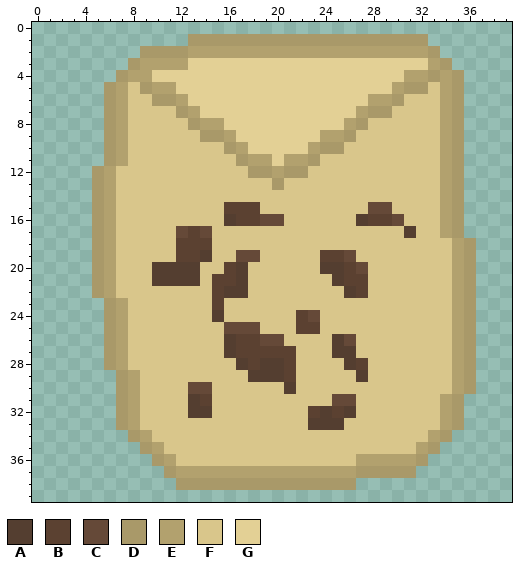
Two states of a pixel-art sprite, pics/UI/items/potatoSeed.png. The picture above is the old version.
The file is 40x40 pixels. Colours within 5 levels of each other are drawn and written as one.
Palette (. is transparent): A #543e30  B #5b4131  C #654938  D #a99969  E #b2a16e  F #d9c68b  G #e3d095
Pixels before, first column x 5:
 1 ........DDDDDDDDDDDDDDDDDDDD....
 2 ....DDDDEEEEEEEEEEEEEEEEEEEED...
 3 ...DEEEEGGGGGGGGGGGGGGGGGGGGED..
 4 ..DEEGGGGGGGGGGGGGGGGGGGGGEEDED.
 5 .DEFDEEGGGGGGGGGGGGGGGGGGEDDFED.
 6 .DEFFDDEGGGGGGGGGGGGGGGEEDFFFED.
 7 .DEFFFFDEGGGGGGGGGGGGGEDDFFFFED.
 8 .DEFFFFFDEEGGGGGGGGGGEDFFFFFFED.
 9 .DEFFFFFFDDEGGGGGGGEEDFFFFFFFED.
10 .DEFFFFFFFFDEGGGGGEDDFFFFFFFFED.
11 .DEFFFFFFFFFDEEGEEDFFFFFFFFFFED.
12 DEFFFFFFFFFFFDDEDDFFFFFFFFFFFED.
13 DEFFFFFFFFFFFFFDFFFFFFFFFFFFFED.
14 DEFFFFFFFFFFFFFFFFFFFFFFFFFFFED.
15 DEFFFFFFFFFBBBFFFFFFFFFCCFFFFED.
16 DEFFFFFFFFFABBCCFFFFFFABBCFFFED.
17 DEFFFFFCBCFFFFFFFFFFFFFFFFAFFED.
18 DEFFFFFBBBFFFFFFFFFFFFFFFFFFFFED
19 DEFFFFFBBAFFCCFFFFFBBCFFFFFFFFED
20 DEFFFAAAAFFBAFFFFFFAABCFFFFFFFED
21 DEFFFAAAAFBBAFFFFFFFABBFFFFFFFED
22 DEFFFFFFFFBAAFFFFFFFFABFFFFFFFED
23 .DEFFFFFFFBFFFFFFFFFFFFFFFFFFFED
24 .DEFFFFFFFAFFFFFFBCFFFFFFFFFFFED
25 .DEFFFFFFFFCCCFFFBBFFFFFFFFFFFED
26 .DEFFFFFFFFABBCCFFFFACFFFFFFFFED
27 .DEFFFFFFFFABBBBBFFFAAFFFFFFFFED
28 .DEFFFFFFFFFABAABFFFFABFFFFFFFED
29 ..DEFFFFFFFFFAAABFFFFFAFFFFFFFED
30 ..DEFFFFCCFFFFFFAFFFFFFFFFFFFFED
31 ..DEFFFFABFFFFFFFFFFCCFFFFFFFED.
32 ..DEFFFFAAFFFFFFFFBABAFFFFFFFED.
33 ..DEFFFFFFFFFFFFFFAAAFFFFFFFFED.
34 ...DEFFFFFFFFFFFFFFFFFFFFFFFED..
35 ....DEFFFFFFFFFFFFFFFFFFFFFED...
36 .....DEFFFFFFFFFFFFFFFEEEEED....
37 ......DEEEEEEEEEEEEEEEDDDDD.....
38 .......DDDDDDDDDDDDDDD..........
The same view after the edit:
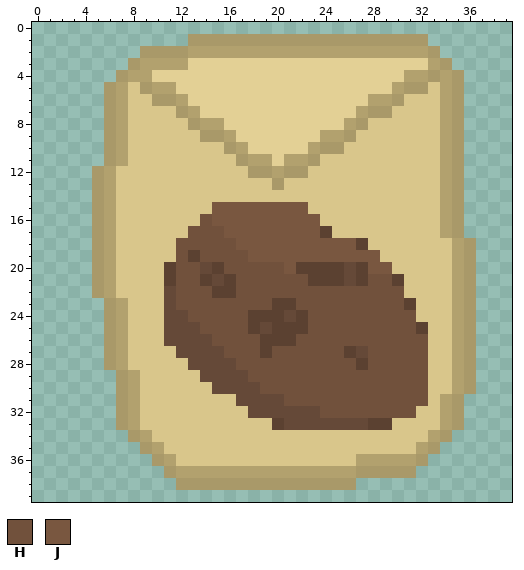
Colours new in this view: H #71513c  J #795740
Edits made:
y 15: x 15..22 FBBBFFFF -> JJJJJJJJ; x 28..29 CC -> FF
y 16: x 14..23 FFABBCCFFF -> HJJJJJJJJJ; x 27..30 ABBC -> FFFF
y 17: x 12..24 CBCFFFFFFFFFF -> FHHHJJJJJJJJB; x 31 A -> F
y 18: x 12..27 BBBFFFFFFFFFFFFF -> HHHHHJJJJJJJJJJB
y 19: x 12 B -> H; x 14..28 AFFCCFFFFFBBCFF -> HHHHJJJJJJJJJJJ
y 20: x 10..29 AAAAFFBAFFFFFFAABCFF -> FBHHCBHHHHHJBBBBCBJJ
y 21: x 10..15 AAAAFB -> FBHHBC; x 17..26 AFFFFFFFAB -> HHHHHHBBBC; x 28..30 FFF -> HHB
y 22: x 11..14 FFFF -> CHHH; x 16..30 AAFFFFFFFFABFFF -> BHHHHHHHHHHHHHH
y 23: x 11..31 FFFFBFFFFFFFFFFFFFFFF -> CHHHHHHHHBBHHHHHHHHHB
y 24: x 11..21 FFFFAFFFFFF -> CCHHHHHBBBC; x 23..31 CFFFFFFFF -> HHHHHHHHH
y 25: x 11..21 FFFFFCCCFFF -> CCCHHHHBCBB; x 23..32 BFFFFFFFFF -> HHHHHHHHHB
y 26: x 11..32 FFFFFABBCCFFFFACFFFFFF -> CCCCHHHHBBBHHHHHHHHHHH
y 27: x 12..18 FFFFABB -> CCCCHHH; x 20..32 BBFFFAAFFFFFF -> HHHHHHBCHHHHH
y 28: x 13..26 FFFFABAABFFFFA -> CCCCHHHHHHHHHH; x 28..32 FFFFF -> HHHHH
y 29: x 14..32 FFFFAAABFFFFFAFFFFF -> CCCCHHHHHHHHHHHHHHH
y 30: x 13..32 CCFFFFFFAFFFFFFFFFFF -> FFCCCCHHHHHHHHHHHHHH
y 31: x 13..14 AB -> FF; x 17..32 FFFFFFFFCCFFFFFF -> CCCCHHHHHHHHHHHH
y 32: x 13..14 AA -> FF; x 18..31 FFFFFBABAFFFFF -> CCCCCCHHHHHHHH
y 33: x 20..29 FFFAAAFFFF -> BCCCCCCCBB
Boxes around the changes in both pictures, in picture pixels (x1, y1, x2, y2):
changed: (152, 202, 428, 430)
